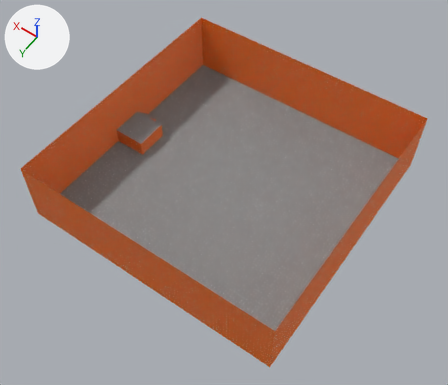
An edit to the OBJ model media/Models/TechDemoMap.obj, drawn before and after from the same camera.
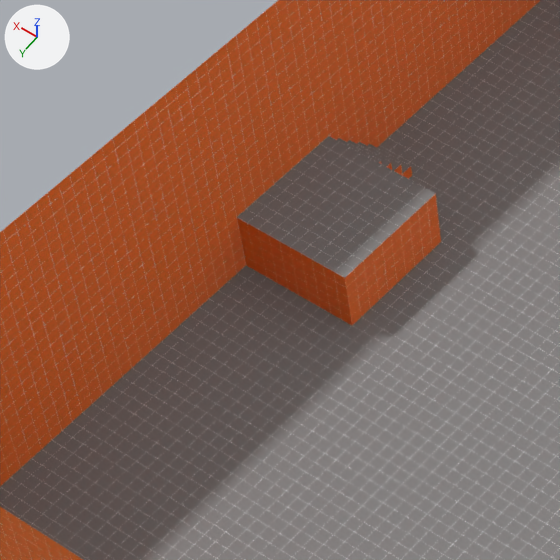
The first picture shows the older version from a camera (50 mm lens) standing at (-65.7, 95.3, 146.9) and looking at (-1.9, 5.9, 6.4). The close-ups show both versions on the part from 14% to 42% of the width and 21% to 54% of the height of that picture; other places that the commit changed are outside them. Lighting does not change. The marker at upper left points along +X, +Y and +Z. Where no turn or scale is listed for an object, it has been applied to the vertices. Vertices at the same position are counted once.

Names of what the first close-up shows: 'Floors_Plane', 'Walls_Plane.001'.
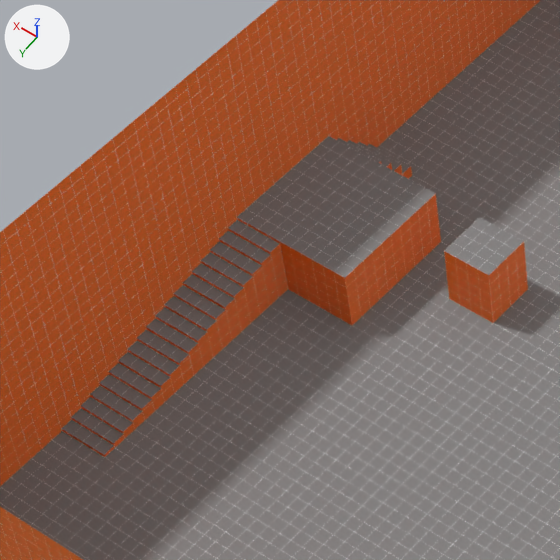
Pixel boxes [x1, y1, x2, y2] of what changed, in the close-ups (560 x 560 px):
part 1 of me_floors_plane, added: after [228, 220, 280, 252]
part 2 of me_floors_plane, added: after [219, 231, 271, 263]
part 3 of me_floors_plane, added: after [210, 241, 262, 274]
part 4 of me_floors_plane, added: after [201, 252, 253, 285]
part 5 of me_floors_plane, added: after [192, 263, 244, 296]
part 6 of me_floors_plane, added: after [183, 274, 235, 307]
part 7 of me_floors_plane, added: after [173, 285, 225, 318]
part 8 of me_floors_plane, added: after [164, 296, 216, 329]
part 9 of me_floors_plane, added: after [155, 307, 207, 341]
part 10 of me_floors_plane, added: after [146, 318, 198, 352]
part 11 of me_floors_plane, added: after [137, 329, 189, 363]
part 12 of me_floors_plane, added: after [128, 341, 179, 374]
part 13 of me_floors_plane, added: after [118, 352, 170, 386]
part 14 of me_floors_plane, added: after [109, 363, 161, 397]
part 15 of me_floors_plane, added: after [100, 374, 151, 409]
part 16 of me_floors_plane, added: after [90, 386, 142, 420]
part 17 of me_floors_plane, added: after [81, 397, 133, 431]
part 18 of me_floors_plane, added: after [71, 408, 123, 443]
part 19 of me_floors_plane, added: after [62, 420, 114, 455]
part 20 of me_floors_plane, added: after [444, 217, 524, 275]
part 21 of me_walls_plane_001, added (brown): after [444, 242, 528, 323]
part 22 of me_walls_plane_001, added (brown): after [62, 228, 288, 457]

Edits to the bpy script that builds the scene:
```text
Change me_floors_plane:
    remove me_floors_plane.from_pydata(...)  # 24 vertices, 6 faces; spans x -40.0..40.0, y -40.0..40.0, z 1.0..6.0
    add me_floors_plane.from_pydata(...)  # 132 vertices, 38 faces; spans x -40.0..40.0, y -40.0..40.0, z 1.0..17.0
    me_floors_plane part 1: the loose piece of 4 vertices spanning x 36.0..40.0, y -6.0..-5.0, z 5.0 is copied, and the copy is moved by (0.0, 11.0, 0.7); it spans x 36.0..40.0, y 5.0..6.0, z 5.7
    me_floors_plane part 2: the loose piece of 4 vertices spanning x 36.0..40.0, y -6.0..-5.0, z 5.0 is copied, and the copy is moved by (0.0, 12.0, 0.5); it spans x 36.0..40.0, y 6.0..7.0, z 5.5
    me_floors_plane part 3: the loose piece of 4 vertices spanning x 36.0..40.0, y -6.0..-5.0, z 5.0 is copied, and the copy is moved by (0.0, 13.0, 0.2); it spans x 36.0..40.0, y 7.0..8.0, z 5.2
    me_floors_plane part 4: the loose piece of 4 vertices spanning x 36.0..40.0, y -6.0..-5.0, z 5.0 is copied, and the copy is moved by (0.0, 14.0, 0.0); it spans x 36.0..40.0, y 8.0..9.0, z 5.0
    me_floors_plane part 5: the loose piece of 4 vertices spanning x 36.0..40.0, y -6.0..-5.0, z 5.0 is copied, and the copy is moved by (0.0, 15.0, -0.3); it spans x 36.0..40.0, y 9.0..10.0, z 4.7
    me_floors_plane part 6: the loose piece of 4 vertices spanning x 36.0..40.0, y -6.0..-5.0, z 5.0 is copied, and the copy is moved by (0.0, 16.0, -0.5); it spans x 36.0..40.0, y 10.0..11.0, z 4.5
    me_floors_plane part 7: the loose piece of 4 vertices spanning x 36.0..40.0, y -6.0..-5.0, z 5.0 is copied, and the copy is moved by (0.0, 17.0, -0.8); it spans x 36.0..40.0, y 11.0..12.0, z 4.2
    me_floors_plane part 8: the loose piece of 4 vertices spanning x 36.0..40.0, y -6.0..-5.0, z 5.0 is copied, and the copy is moved by (0.0, 18.0, -1.0); it spans x 36.0..40.0, y 12.0..13.0, z 4.0
    me_floors_plane part 9: the loose piece of 4 vertices spanning x 36.0..40.0, y -6.0..-5.0, z 5.0 is copied, and the copy is moved by (0.0, 19.0, -1.3); it spans x 36.0..40.0, y 13.0..14.0, z 3.7
    me_floors_plane part 10: the loose piece of 4 vertices spanning x 36.0..40.0, y -6.0..-5.0, z 5.0 is copied, and the copy is moved by (0.0, 20.0, -1.5); it spans x 36.0..40.0, y 14.0..15.0, z 3.5
    me_floors_plane part 11: the loose piece of 4 vertices spanning x 36.0..40.0, y -6.0..-5.0, z 5.0 is copied, and the copy is moved by (0.0, 21.0, -1.8); it spans x 36.0..40.0, y 15.0..16.0, z 3.2
    me_floors_plane part 12: the loose piece of 4 vertices spanning x 36.0..40.0, y -6.0..-5.0, z 5.0 is copied, and the copy is moved by (0.0, 22.0, -2.0); it spans x 36.0..40.0, y 16.0..17.0, z 3.0
    me_floors_plane part 13: the loose piece of 4 vertices spanning x 36.0..40.0, y -6.0..-5.0, z 5.0 is copied, and the copy is moved by (0.0, 23.0, -2.3); it spans x 36.0..40.0, y 17.0..18.0, z 2.7
    me_floors_plane part 14: the loose piece of 4 vertices spanning x 36.0..40.0, y -6.0..-5.0, z 5.0 is copied, and the copy is moved by (0.0, 24.0, -2.5); it spans x 36.0..40.0, y 18.0..19.0, z 2.5
    me_floors_plane part 15: the loose piece of 4 vertices spanning x 36.0..40.0, y -6.0..-5.0, z 5.0 is copied, and the copy is moved by (0.0, 25.0, -2.8); it spans x 36.0..40.0, y 19.0..20.0, z 2.2
    me_floors_plane part 16: the loose piece of 4 vertices spanning x 36.0..40.0, y -6.0..-5.0, z 5.0 is copied, and the copy is moved by (0.0, 26.0, -3.0); it spans x 36.0..40.0, y 20.0..21.0, z 2.0
    me_floors_plane part 17: the loose piece of 4 vertices spanning x 36.0..40.0, y -6.0..-5.0, z 5.0 is copied, and the copy is moved by (0.0, 27.0, -3.3); it spans x 36.0..40.0, y 21.0..22.0, z 1.7
    me_floors_plane part 18: the loose piece of 4 vertices spanning x 36.0..40.0, y -6.0..-5.0, z 5.0 is copied, and the copy is moved by (0.0, 28.0, -3.5); it spans x 36.0..40.0, y 22.0..23.0, z 1.5
    me_floors_plane part 19: the loose piece of 4 vertices spanning x 36.0..40.0, y -6.0..-5.0, z 5.0 is copied, and the copy is moved by (0.0, 29.0, -3.8); it spans x 36.0..40.0, y 23.0..24.0, z 1.2
    me_floors_plane part 20: 4 vertices added at x 22.0..26.0, y -5.0..-1.0, z 6.0
Change me_walls_plane_001:
    remove me_walls_plane_001.from_pydata(...)  # 37 vertices, 15 faces; spans x -40.0..40.0, y -40.0..40.0, z 1.0..21.0
    add me_walls_plane_001.from_pydata(...)  # 145 vertices, 61 faces; spans x -40.0..40.0, y -40.0..40.0, z 1.0..21.0
    me_walls_plane_001 part 21: the loose piece of 8 vertices spanning x -40.0..40.0, y -40.0..40.0, z 1.0..21.0 is copied, and the copy is scaled about its middle by (0.05, 0.05, 0.25), then moved by (24.0, -3.0, -7.5); it spans x 22.0..26.0, y -5.0..-1.0, z 1.0..6.0
    me_walls_plane_001 part 22: a new loose piece of 100 vertices spanning x 36.0..40.0, y 5.0..24.0, z 1.0..5.7, in mat_wallsmat (picture img_unitorangetexture_png)
```
